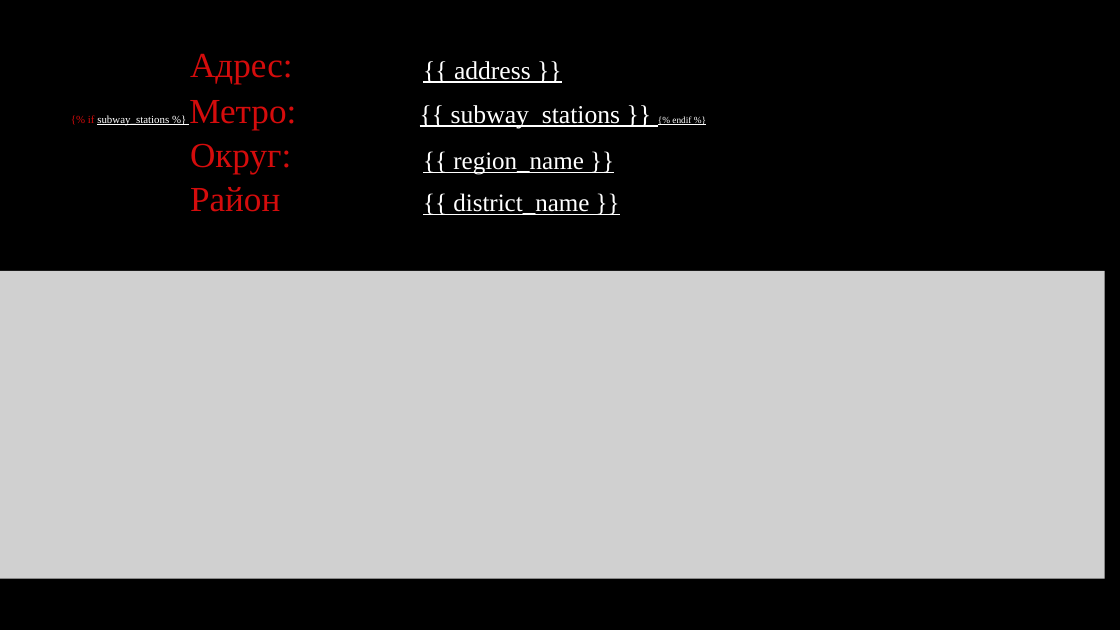
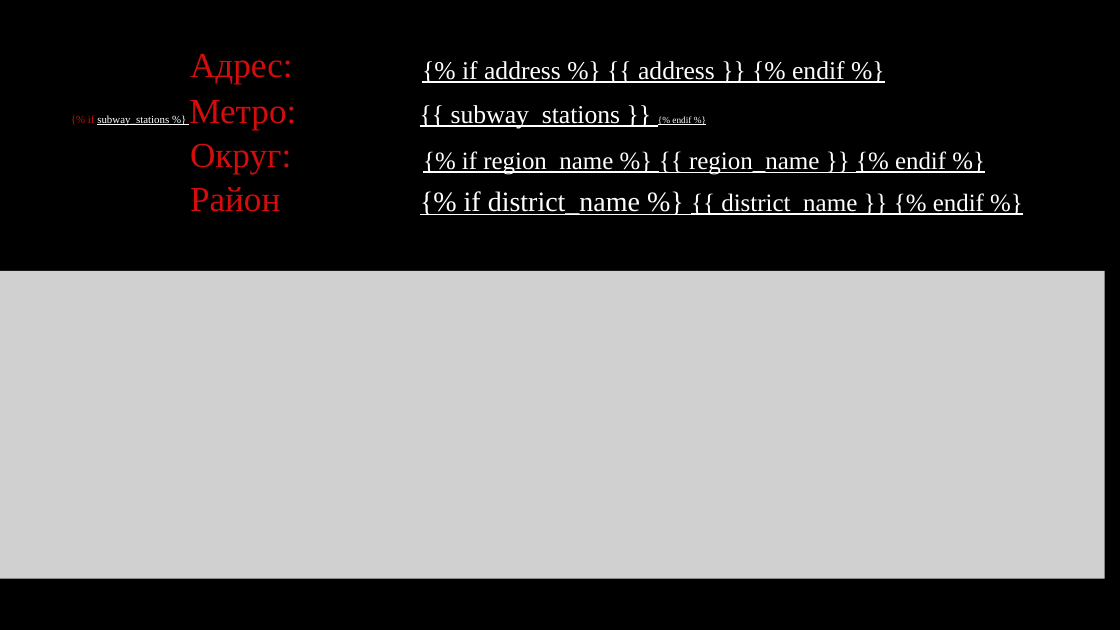
Before and after one commit to ipodprugin/pptx-generator, a slide deck: slide 1 of templates/template.pptx. Drawn at 1120x630 pixels with LibreOffice and Linux fonts; fonts in the diff are those of the drawing; grey boxes stand for pictures. Boxes give left, top, right and bottom in pixels: in the first picture for what was removed or moved away, otherwise in the second. Text is boxed around its words. In the diff, an @@ line names an element or a change of style, - is before the commit and + after.

```diff
--- a/templates/template.pptx
+++ b/templates/template.pptx
@@ text at [462, 61, 845, 83]: text changed @@
-{{ address }}
+{% if address %} {{ address }} {% endif %}
@@ text at [462, 151, 946, 175]: text changed; size 32.2 to 32 pt @@
-{{ region_name }}
+{% if region_name %} {{ region_name }} {% endif %}
@@ text at [464, 191, 984, 215]: text changed; size 32.2 to 36 pt @@
-{{ district_name }}
+{% if district_name %} {{ district_name }} {% endif %}
```
Also in this commit, not shown: 2 other slides changed, 4 other files.
